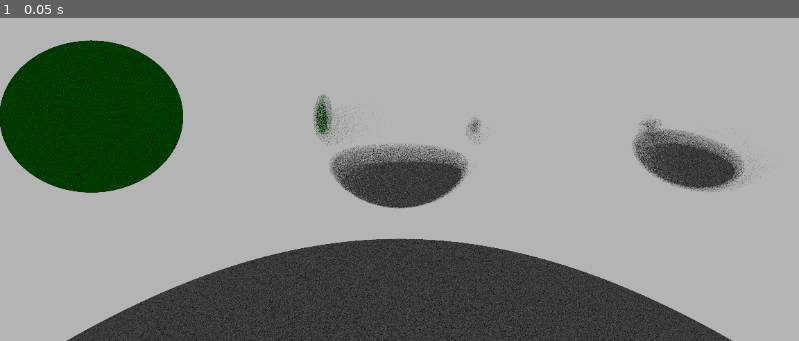
Above: before the commit, frame 1.
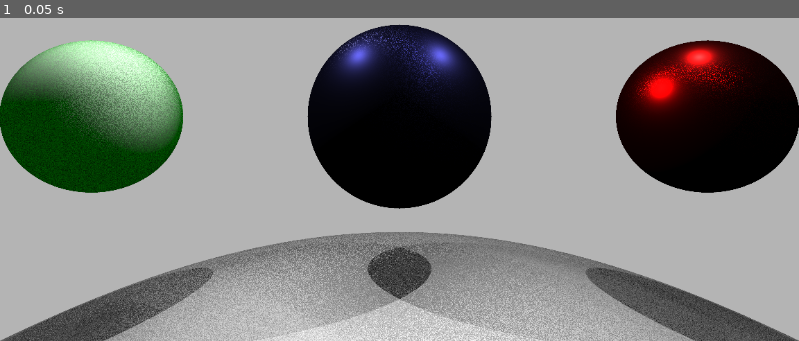
Above: after the commit, the same moment.

Repository: Robert-W-Ward/godot-path-tracer
Game: Godot game, scene res://main.tscn
Two runs of this game, one before a commit and one after it. Both use one fixed random seed, a clock stepped at 60 frames per second and the inputs below.
Inputs:
- Up to frame 1 (0.05 s): no input

The runs differ from the first frame. In frame 1, 44% of the frame differs, in the area x 0-100%, y 1-100%.

Commit message:
finished metallics just need dielectrics

Diff:
--- a/pathtracer.gdshader
+++ b/pathtracer.gdshader
@@ -47,23 +47,23 @@
 	vec3(0.0,-1.0,0.0),
 	vec3(0.0,0.0,1.0),
 	vec2(5,5),
-	vec4(1.0,1.0,1.0,1.0)
+	vec4(1.0,1.0,1.0,5.0)
 	);
 const PointLight PointLights[3]  = PointLight[](
-	PointLight(vec3(0.0,-3.0,0.0),vec4(1.0,1.0,1.0,0.5)),
-	PointLight(vec3(-2.0,-3.0,0.0),vec4(1.0,1.0,1.0,0.5)),
-	PointLight(vec3(2.0,-3.0,0.0),vec4(1.0,1.0,1.0,0.5))
+	PointLight(vec3(0.0,1.0,0.0),vec4(1.0,1.0,1.0,5.0)),
+	PointLight(vec3(-2.0,-3.0,0.0),vec4(1.0,1.0,1.0,5.0)),
+	PointLight(vec3(2.0,-3.0,0.0),vec4(1.0,1.0,1.0,5.0))
 );
 const Material materials[4] = Material[](
 	// id,type,roughness,metallic,ior,color,specular,shininess
-	Material(0,0,0.0,0.0,0.0,vec4(1.0,1.0,1.0,1.0),vec4(1.0,1.0,1.0,1.0),0.2), // White lambertian material
-	Material(1,0,0.0,0.0,0.0,vec4(0.0,1.0,0.0,1.0),vec4(1.0,1.0,1.0,0.2),0.2), // Green lambertian material
-	Material(2,1,0.3,1.0,1.0,vec4(0.0,0.0,1.0,1.0),vec4(1.0,1.0,1.0,0.0),0.0), // Blue Metallic material
+	Material(0,0,0.0,0.0,0.0,vec4(1.0,1.0,1.0,1.0),vec4(1.0,1.0,1.0,1.0),1.0), // White lambertian material
+	Material(1,0,0.0,0.0,0.0,vec4(0.0,1.0,0.0,1.0),vec4(1.0,1.0,1.0,1.0),1.0), // Green lambertian material
+	Material(2,1,0.4,.2,1.0,vec4(0.0,0.0,1.0,1.0),vec4(1.0,1.0,1.0,0.0),0.0), // Blue Metallic material
 	Material(3,2,0.3,1.0,1.0,vec4(1.0,0.0,0.0,1.0),vec4(1.0,1.0,1.0,0.0),0.0)  // Red Dielectric material
 );
 
 const Sphere spheres[4] = Sphere[](
-	Sphere(vec3(0, 6, 0),5.0,0),
+	Sphere(vec3(0, 8, 0),7.0,0),
 	Sphere(vec3(-2, 0, 0), 0.5, 1),   // Lambertian
 	Sphere(vec3(0, 0, 0), 0.6, 2),   // Metal
 	Sphere(vec3(2, 0, 0), 0.5, 3)   // Dielectric
@@ -304,7 +304,7 @@
 	vec3 directLight = vec3(0.0);
 	float distanceToLight = 0.0;
 	// Sample the Area light first
-	//directLight += CalcAreaLightContrib(P,N,V,mat);
+	directLight += CalcAreaLightContrib(P,N,V,mat);
 	directLight += CalcPointLightContrib(P,N,V,mat,distanceToLight);
 	return directLight;
 }
@@ -329,11 +329,12 @@
 		vec3 P = hit.point; // Point that was hit
 
 		// Direct Lighting
-		//vec3 directLight = CalculateDirectLighting(P,N,V,mat);
-		//radiance += throughput * directLight;
+		vec3 directLight = CalculateDirectLighting(P,N,V,mat);
+		radiance += throughput * directLight;
 
 		// Indirect Lighting
 		if(mat.metallic>0.0){
+			vec3 L;
 			if(mat.roughness == 0.0){
 				vec3 reflectDir = reflect(ray.direction,N);
 				ray.origin = P + N * 0.001;
@@ -342,6 +343,10 @@
 				vec2 Xi = vec2(random(P.xy),random(P.xy));
 				vec3 H = SampleGGX(Xi,N,mat.roughness);
 				vec3 reflectDir = reflect(-V,H);
+				vec3 F0 = vec3(0.4);
+				F0 = mix(F0,mat.color.rgb,mat.metallic);
+				vec3 BRDF = CookTorranceSpecularReflectanceBRDF(L,V,N,mat, F0);
+				throughput *= BRDF;
 				ray.origin = P + N * 0.001;
 				ray.direction = normalize(reflectDir);
 			}
